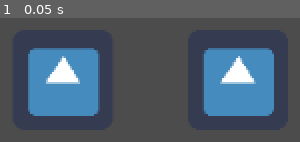
Above: before the commit, frame 1.
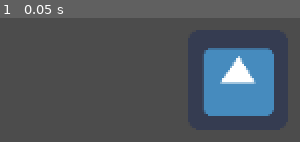
Above: after the commit, the same moment.

Repository: h19mili/Projekt_Fleorune.VM
Game: Godot game, scene res://Main.tscn
Same seed, same stepped clock (60 frames per second), same inputs: the game is played once before the commit and once after it. The engine's default icon, where the game draws it, is replaced by a stand-in: a white triangle on a blue panel in a dark square.
Inputs:
- Up to frame 1 (0.05 s): no input

The runs differ from the first frame. In frame 1, 13% of the frame differs, in the area x 9-34%, y 24-80%.
Error before the commit: Error connecting to signal: completed during yield(). (res://TurnQ.gd:25)

Commit message:
basic TurnQ works

Diff:
--- a/Battler.gd
+++ b/Battler.gd
@@ -1,4 +1,5 @@
 extends Node2D
+
 class_name Battler
 signal completed
 export var Speed = 0
@@ -7,11 +8,7 @@
 	pass # Replace with function body.
 
 
-# Called every frame. 'delta' is the elapsed time since the previous frame.
-#func _process(delta):
-#	pass
 
-
-func _on_TurnQ_completed():
+func _process(delta):
 	emit_signal("completed")
 	pass
--- a/Main.tscn
+++ b/Main.tscn
@@ -13,9 +13,7 @@
 Speed = 2
 
 [node name="Battler2" parent="TurnQ" instance=ExtResource( 2 )]
-position = Vector2( -112, 0 )
 Speed = 3
 
 [node name="Position2D" type="Position2D" parent="."]
-[connection signal="completed" from="TurnQ" to="TurnQ/Battler2" method="_on_TurnQ_completed"]
-[connection signal="completed" from="TurnQ" to="TurnQ/Battler" method="_on_TurnQ_completed"]
+[connection signal="completed" from="TurnQ/Battler" to="TurnQ" method="_Done"]
--- a/TurnQ.gd
+++ b/TurnQ.gd
@@ -1,4 +1,5 @@
 extends YSort
+
 class_name TurnQ
 signal completed
 #export (PackedScene) var BSpawner
@@ -18,7 +19,7 @@
 	Battlers[0].raise()
 	print("BATTLERS efter: ")
 	print(Battlers)
-	Battlers = get_child(0)
+	active_player = get_child(0)
 	play_turn()
 
 func play_turn():
@@ -41,25 +42,6 @@
 func get_players():
 	return get_children()
 
-#func _process(delta):
-#	pass
-
-
-#func _BSpawner():
-	#if Bnumber < 3:
-		#get_node("/root/Node2D/Path2D/PathFollow2D").offset = randi()
-		#var mon = DSpawner.instance()
-		#add_child(mon)
-		#mon.position = get_node("/root/Main/Position2D").position
-		#Bnumber += 1
-		#print(Bnumber)
-
-
 func _Done():
 	emit_signal("completed")
-	pass
-
-
-func _on_TurnQ_completed():
-	emit_signal("completed")
 	pass # Replace with function body.
